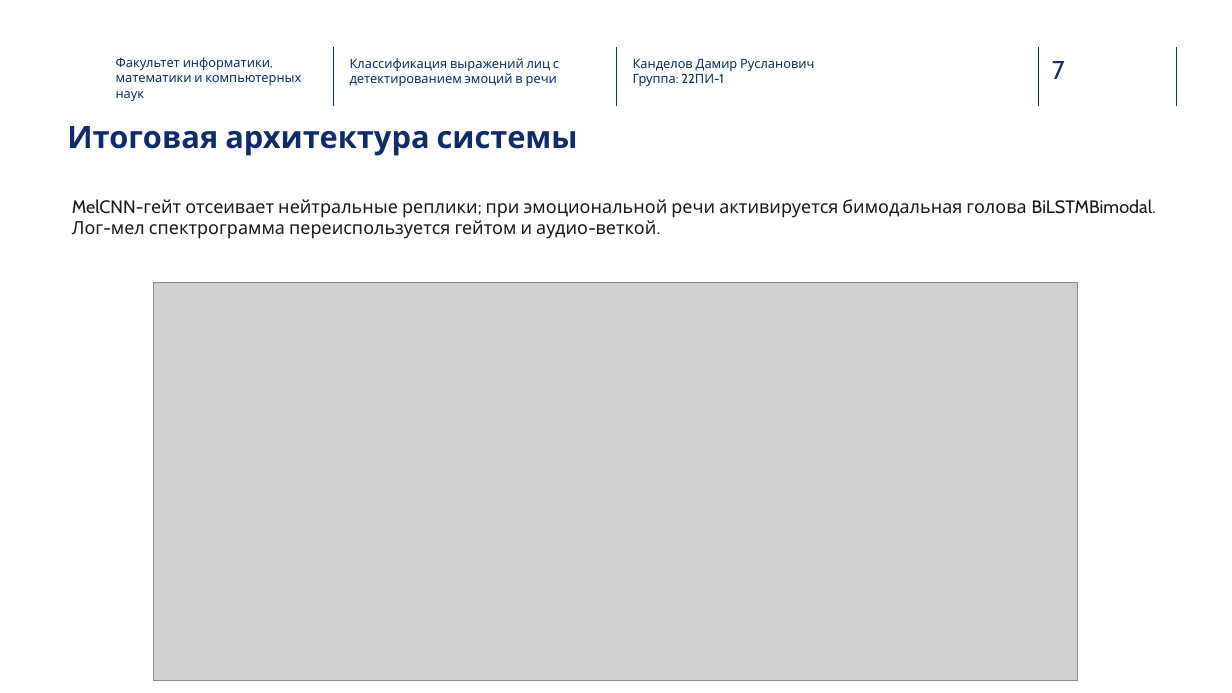
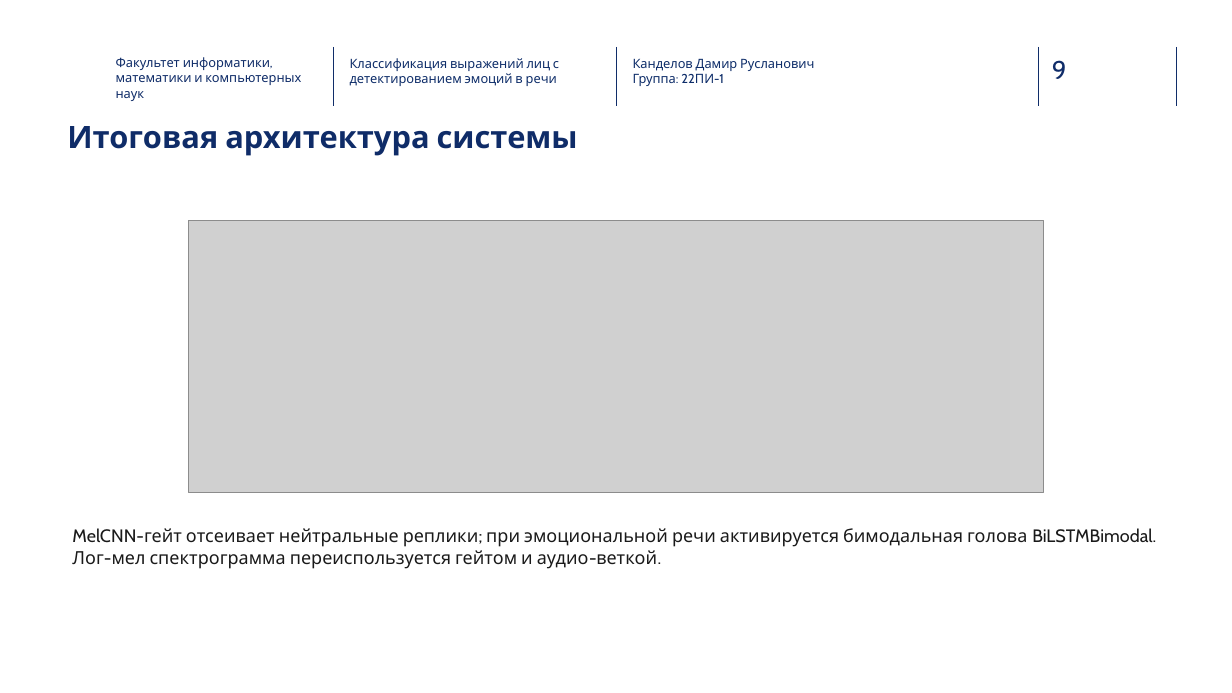
Before and after one commit to Kaparya/Classification-of-Facial-Expressions, a slide deck: slide 9 of Diploma_presentation.pptx (slide 7 before the commit). Drawn at 1232x693 pixels with LibreOffice and Linux fonts; fonts in the diff are those of the drawing; grey boxes stand for pictures; background and template pictures are left out. Boxes give left, top, right and bottom in pixels: in the first picture for what was removed or moved away, otherwise in the second. Text is boxed around its words. In the diff, an @@ line names an element or a change of style, - is before the commit and + after.

```diff
--- a/Diploma_presentation.pptx
+++ b/Diploma_presentation.pptx
@@ page number at [1052,60,1067,79]: text changed @@
-7
+9
@@ picture: place and size @@
-picture at [154,283,1079,681]
+picture at [189,220,1044,492]
@@ text "MelCNN-гейт отсеивает нейтральные реплики; при ...": place and size @@
-text "MelCNN-гейт отсеивает нейтральные реплики; при ..." at [72,199,1156,239]
+text "MelCNN-гейт отсеивает нейтральные реплики; при ..." at [72,528,1156,569]
```
Also in this commit, not shown: 5 other slides changed, 1 other file.
